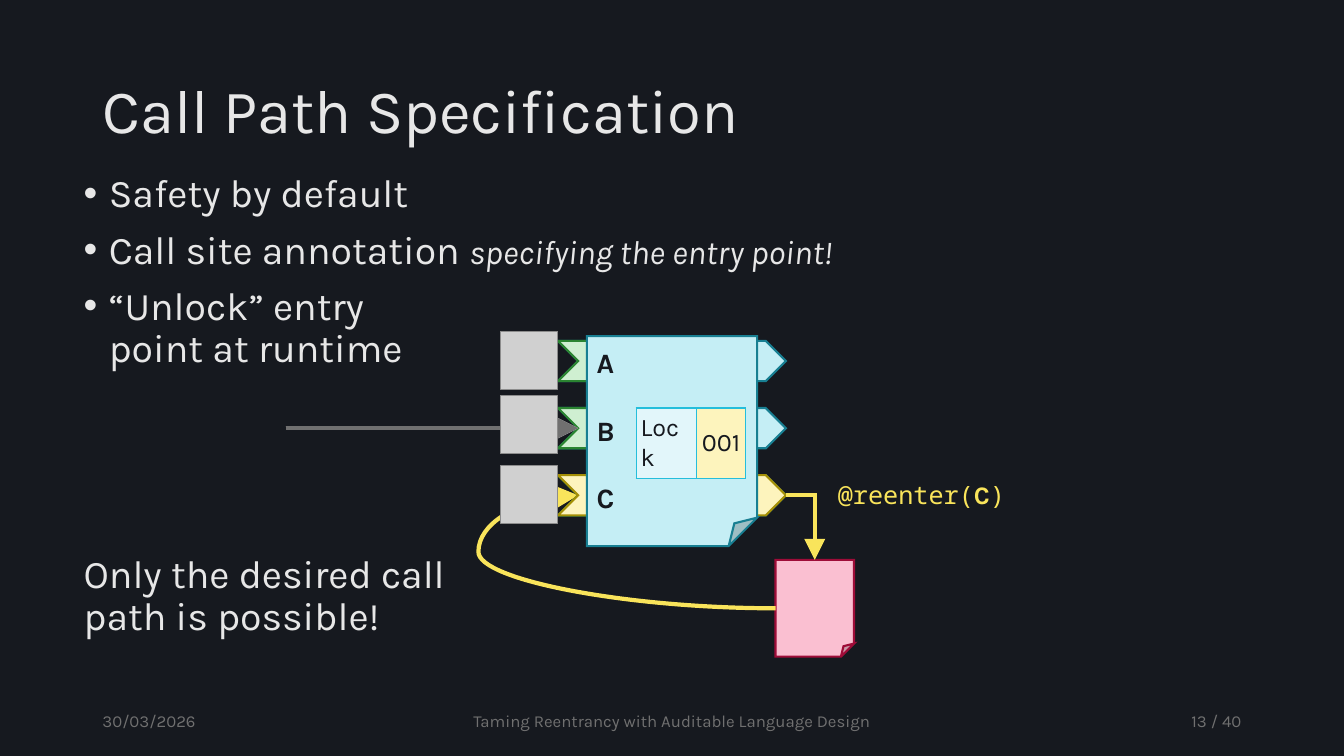
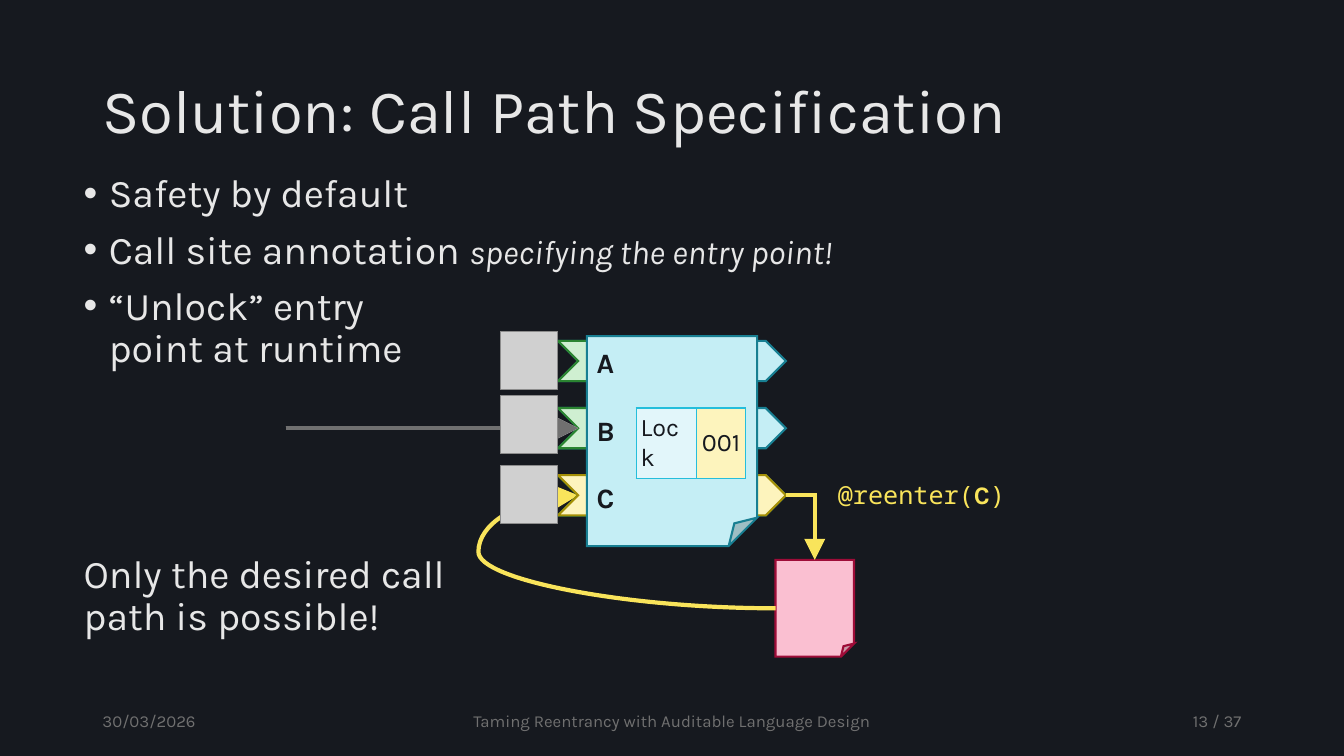
Before and after one commit to tzann/thesis, a slide deck: slide 13 of doc/presentation/Thesis.pptx. Drawn at 1344x756 pixels with LibreOffice and Linux fonts; fonts in the diff are those of the drawing; grey boxes stand for pictures. Boxes give left, top, right and bottom in pixels: in the first picture for what was removed or moved away, otherwise in the second. Text is boxed around its words. In the diff, an @@ line names an element or a change of style, - is before the commit and + after.

```diff
--- a/doc/presentation/Thesis.pptx
+++ b/doc/presentation/Thesis.pptx
@@ title at [102,90,1005,148]: text changed @@
-Call Path Specification
+Solution: Call Path Specification
@@ page number at [1193,716,1242,727]: text changed @@
-13 / 40
+13 / 37
```
Also in this commit, not shown: 7 other slides changed.
